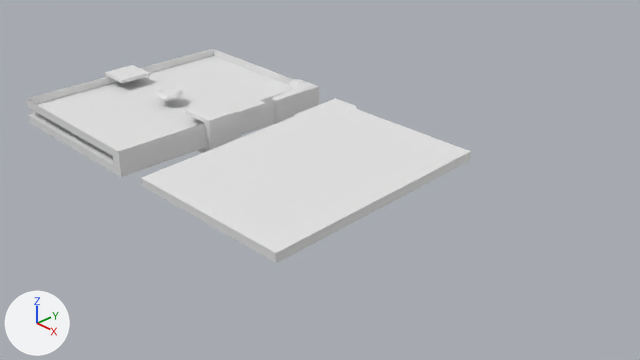
An edit to the Blender file libro .blend, drawn before and after from the same camera.
One viewpoint serves both versions: the file's camera 'Camera'. Arrows for +X, +Y and +Z are at lower left; the lights stay in place.
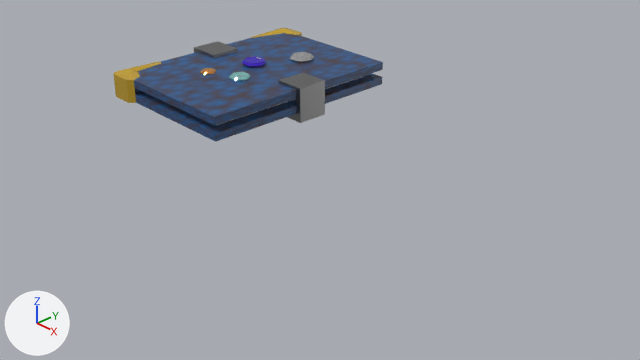
Location of each change, [x1, y1, x2, y2] in pixels of the pictures (640 x 360 px):
'Plane', reshaped, moved, turned
    before: [26, 49, 319, 177]
    after: [113, 28, 383, 142]
'Plane.001', deleted
    before: [141, 98, 471, 263]
'Plane.002', added
    after: [290, 52, 314, 63]
'Plane.003', added
    after: [229, 72, 250, 81]
'Plane.004', added
    after: [200, 68, 216, 75]
part 1 of me_plane, built on
    before: [28, 62, 286, 177]
    after: [134, 28, 382, 142]
part 2 of me_plane, recoloured
    before: [105, 65, 282, 177]
    after: [194, 41, 325, 123]
part 3 of me_plane, recoloured
    before: [272, 79, 319, 124]
    after: [113, 62, 161, 103]
part 4 of me_plane, recoloured
    before: [26, 49, 293, 136]
    after: [134, 62, 383, 141]
part 5 of me_plane, recoloured
    after: [217, 76, 363, 125]
part 6 of me_plane, recoloured
    before: [156, 87, 183, 100]
    after: [242, 57, 266, 68]

Edits to the bpy script that builds the scene:
```text
Add mat_material_003:
    mat_material_003 = bpy.data.materials.new('Material.003')
    # nodes: BsdfPrincipled, OutputMaterial, TexVoronoi, ValToRGB
    # colours: blue #0c5f9d, brown #432918
Add mat_material_001:
    mat_material_001 = principled_material('Material.001')
    mat_material_001.base_color = (0.263, 0.263, 0.263)  # grey #8c8c8c
    mat_material_001.metallic = 1.0
    mat_material_001.roughness = 0.389
Add mat_material_004:
    mat_material_004 = principled_material('Material.004')
    mat_material_004.base_color = (0.458, 0.458, 0.458)  # grey #b4b4b4
Add mat_material_002:
    mat_material_002 = principled_material('Material.002')
    mat_material_002.base_color = (0.801, 0.519, 0.0467)  # yellow #e7bf3d
    mat_material_002.metallic = 0.616
    mat_material_002.roughness = 0.184
Add mat_material_005:
    mat_material_005 = principled_material('Material.005')
    mat_material_005.base_color = (0.0615, 0.00886, 0.801)  # blue #4618e7
    mat_material_005.metallic = 0.514
    mat_material_005.roughness = 0.0136
    mat_material_005.alpha = 0.75
Change me_plane:
    remove me_plane.from_pydata(...)  # 294 vertices, 267 faces, 16 loose edges; spans x -1.07..1.07, y -1.72..1.6, z -0.3..0.69
    add me_plane.from_pydata(...)  # 386 vertices, 289 faces, 90 loose edges; spans x -1.07..1.07, y -1.84..1.06, z -0.3..0.16
    me_plane part 1
    10 vertices are removed from x -1.0..1.0, y -1.72..1.6, z -0.2..0.69
    22 faces are deleted
    6 loose edges are deleted
    5 vertices in x 1.03, y 1.06, z -0.21..0.09 move by (-0.01, -0.01, 0.0)
    96 vertices are added at x -0.09..1.03, y -1.84..-0.3, z -0.2..0.16
    6 new vertices lie (0.77, 0.0, 0.0) away from vertices in x -0.83, y -1.72..0.4, z 0.0
    80 loose edges are added
    17 new faces join them, mat_material_001 (grey #8c8c8c)
    13 new faces join them, mat_material_003
    14 new faces join them, mat_material_002 (yellow #e7bf3d)
    me_plane part 2: 115 faces spanning x -1.07..1.07, y -1.72..1.06, z -0.3..0.16 switch from no material to mat_material_001 (grey #8c8c8c)
    me_plane part 3: 38 faces spanning x 0.63..1.03, y 0.36..1.06, z -0.25..0.14 switch from no material to mat_material_002 (yellow #e7bf3d)
    me_plane part 4: 24 faces spanning x -1.0..1.0, y -1.72..1.0, z -0.2..0.1 switch from no material to mat_material_003
    me_plane part 5: 3 faces spanning x -0.83..0.88, y -1.53..0.84, z -0.1..0.0 switch from no material to mat_material_004 (grey #b4b4b4)
    me_plane part 6: 65 faces spanning x -0.09..0.24, y -0.61..-0.3, z 0.1..0.16 switch from no material to mat_material_005 (blue #4618e7)
Change ob_plane:
    ob_plane.location: (-1.031, -1.061, 1.099) -> (-1.081, -0.516, 1.099)
    ob_plane.rotation_euler: (0.0, 0.0, 0.0) -> (0.0, 0.0, -3.147)  # degrees (0, 0, 0) -> degrees (0, 0, -180)
Remove ob_plane_001:
    ob_plane_001 = bpy.data.objects.new('Plane.001', me_plane_001)
Add ob_plane_004:
    ob_plane_004 = bpy.data.objects.new('Plane.004', me_plane_004)  # 195 vertices, 91 faces, 80 loose edges; spans x -0.088..0.236, y -0.607..-0.298, z 0.099..0.163; in mat_material_007 (orange #e79d3b)
    ob_plane_004.location = (-1.271, -0.96, 1.125)
    ob_plane_004.rotation_euler = (0.0, 0.0, -3.147)  # degrees (0, 0, -180)
    ob_plane_004.scale = (0.631, 0.631, 0.631)
Add ob_plane_003:
    ob_plane_003 = bpy.data.objects.new('Plane.003', me_plane_003)  # 195 vertices, 91 faces, 80 loose edges; spans x -0.088..0.236, y -0.607..-0.298, z 0.099..0.163; in mat_material_006 (cyan #a0e7e1)
    ob_plane_003.location = (-0.817, -0.891, 1.108)
    ob_plane_003.rotation_euler = (0.0, 0.0, -3.147)  # degrees (0, 0, -180)
    ob_plane_003.scale = (0.828, 0.828, 0.828)
Add ob_plane_002:
    ob_plane_002 = bpy.data.objects.new('Plane.002', me_plane_002)  # 195 vertices, 91 faces, 80 loose edges; spans x -0.088..0.236, y -0.607..-0.298, z 0.099..0.163; in mat_material_008 (light grey #c1c1c1)
    ob_plane_002.location = (-0.954, 0.961, 1.095)
```
